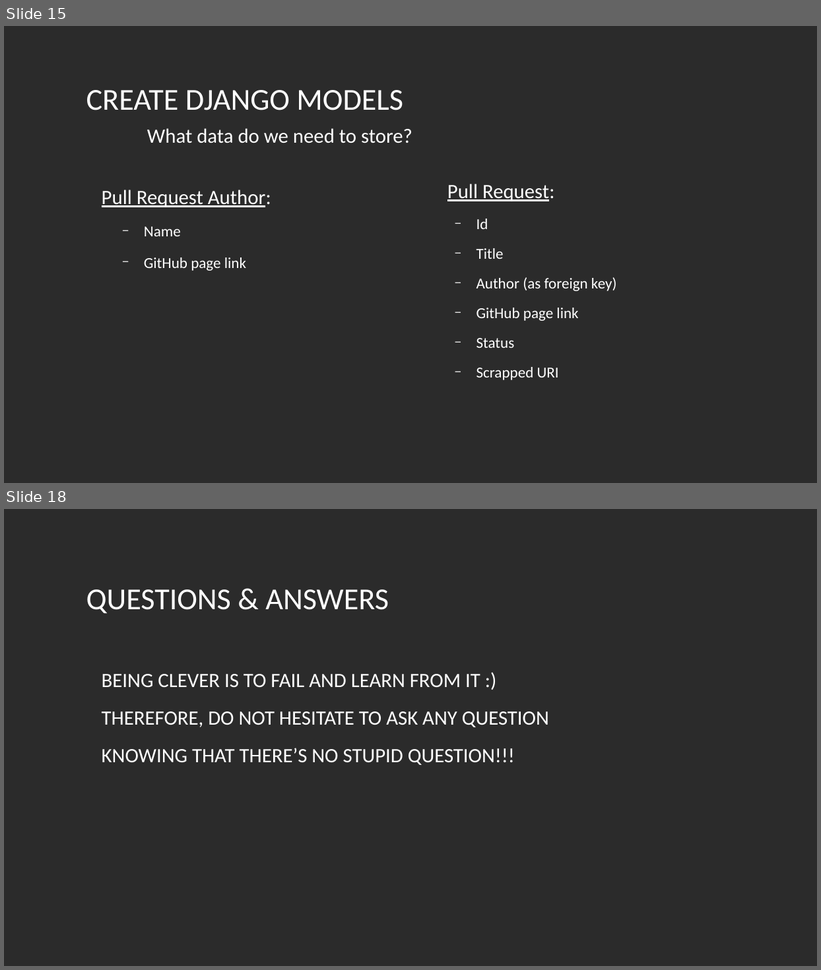
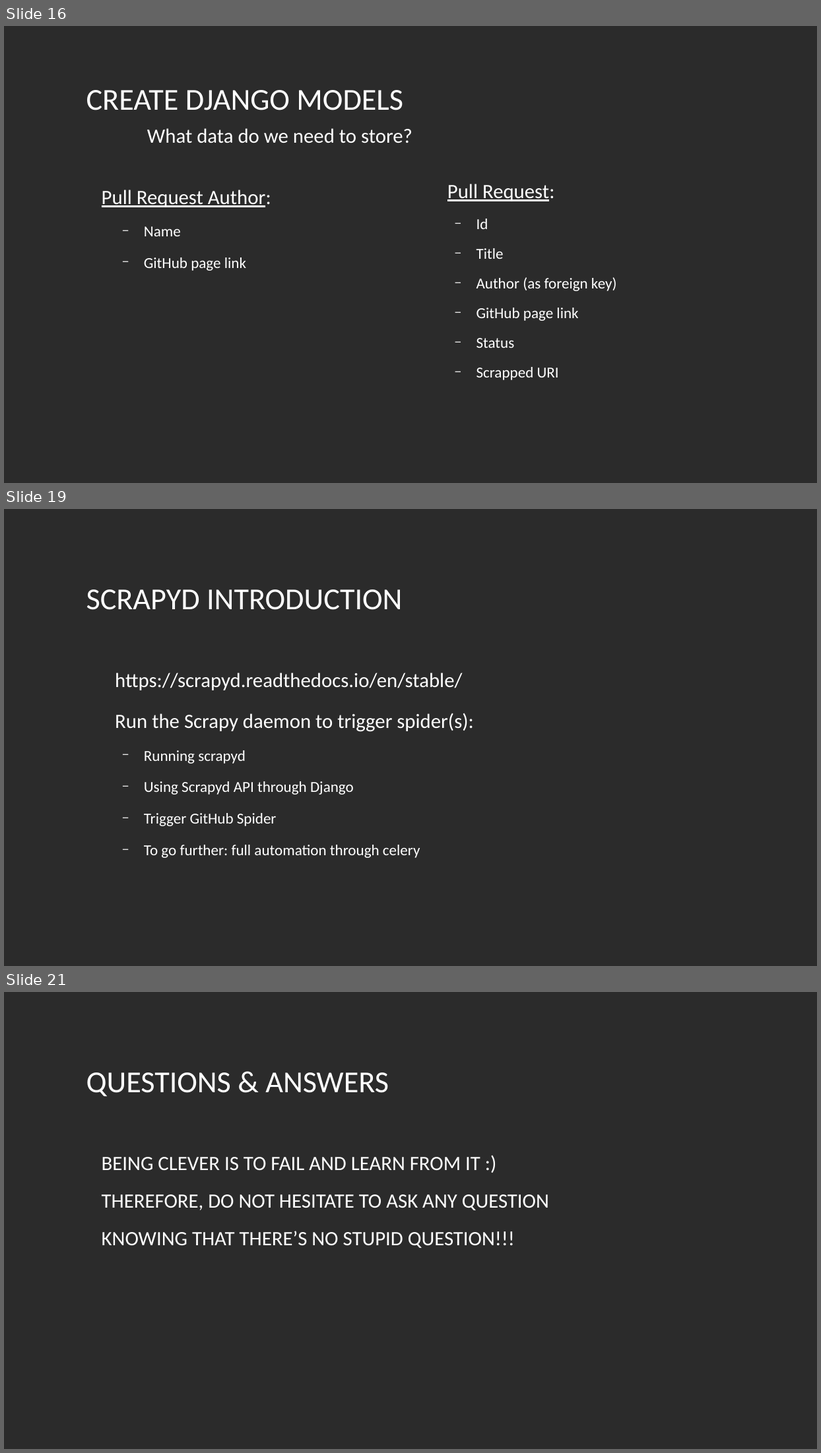
Before and after one commit to nam4dev/web_scraping_presentation, a slide deck: presentation/webscrapping_presentation.odp. Shown one above the other, each under a label of ours: slides 15 and 18 before the commit, slides 16, 19 and 21 after it; the slides between them are not shown. The pictures are 821x970 and 821x1453 pixels, drawn with LibreOffice and Linux fonts; fonts in the diff are those of the drawing; background and template pictures are left out; a plain dark background stands for a picture behind light text. Boxes give left, top, right and bottom in pixels: in the first picture for what was removed or moved away, otherwise in the second. Text is boxed around its words. In the diff, an @@ line names an element or a change of style, - is before the commit and + after.

Commit message:
[Pymug] Add Scrapyd feature

```diff
--- a/presentation/webscrapping_presentation.odp
+++ b/presentation/webscrapping_presentation.odp
@@ slide 19 added at (x1=4, y1=509, x2=817, y2=966), background picture (left out) @@
@@ title added at (x1=86, y1=590, x2=402, y2=610), 36 pt, text #FFFFFF @@
+SCRAPYD INTRODUCTION
@@ text added at (x1=115, y1=673, x2=473, y2=858), 18 pt, text #FFFFFF @@
+https://scrapyd.readthedocs.io/en/stable/
+Run the Scrapy daemon to trigger spider(s):
+  − Running scrapyd
+  − Using Scrapyd API through Django
+  − Trigger GitHub Spider
+  − To go further: full automation through celery
@@ what was slide 15 is now slide 16 @@
@@ what was slide 18 is now slide 21 @@
```
Also in this commit, not shown: 10 slides changed, 2 other slides added, 13 other files.
